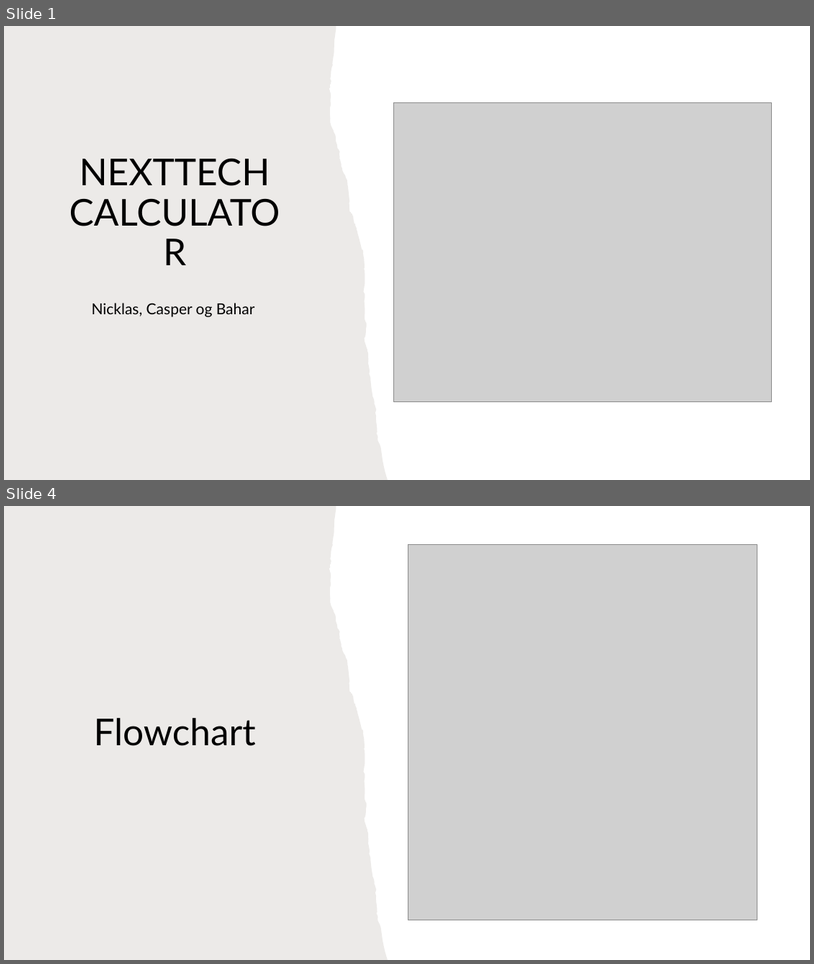
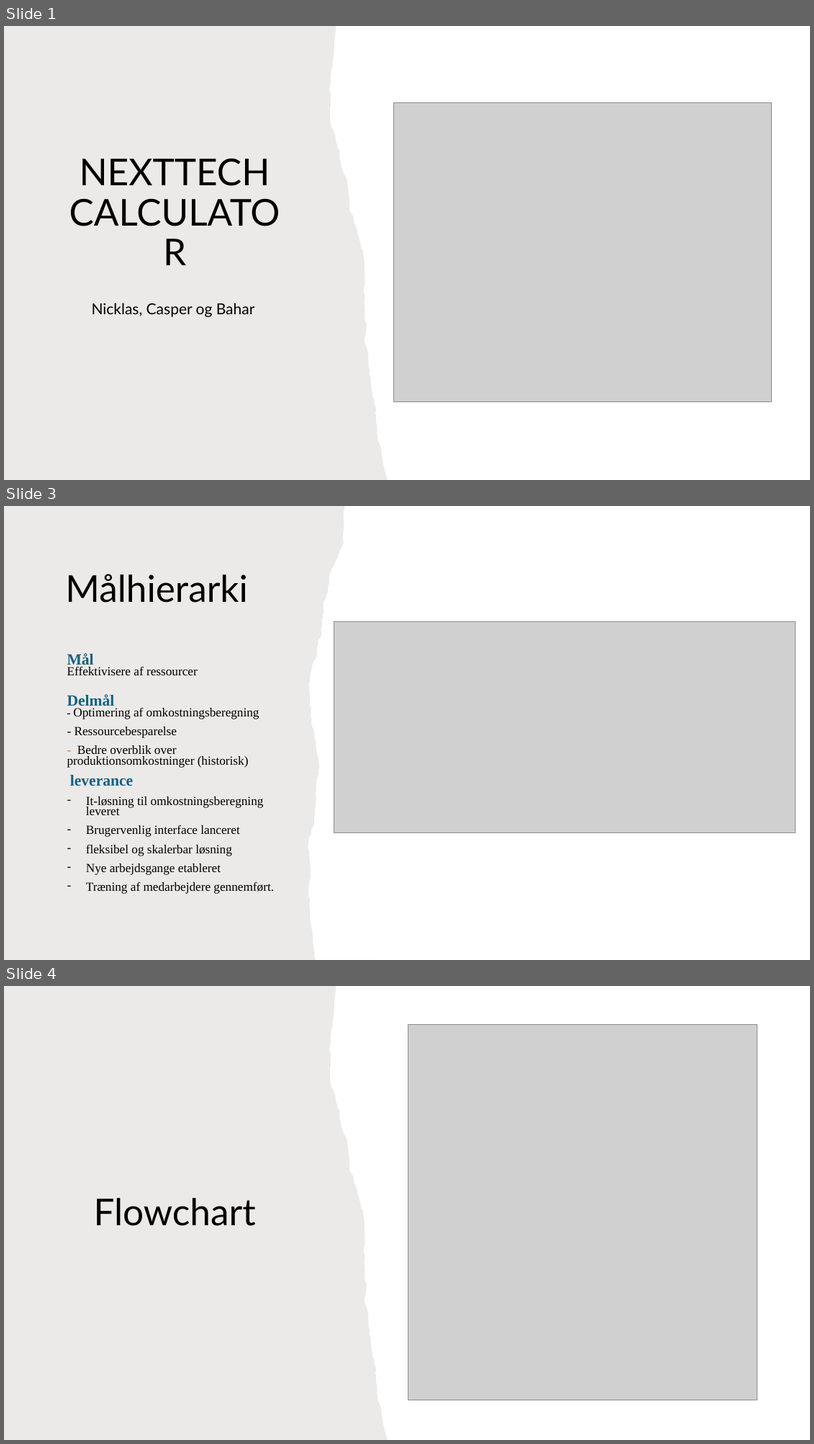
Before and after one commit to JeZoonia/Projekt-1sem, a slide deck: NEXTTECH CALCULATOR.pptx. Shown one above the other, each under a label of ours: slides 1 and 4 before the commit, slides 1, 3 and 4 after it; the slides between them are not shown. The pictures are 814x964 and 814x1444 pixels, drawn with LibreOffice and Linux fonts; fonts in the diff are those of the drawing; grey boxes stand for pictures. Boxes give left, top, right and bottom in pixels: in the first picture for what was removed or moved away, otherwise in the second. Text is boxed around its words. In the diff, an @@ line names an element or a change of style, - is before the commit and + after.

```diff
--- a/NEXTTECH CALCULATOR.pptx
+++ b/NEXTTECH CALCULATOR.pptx
@@ slide 3 added at <box>4,506,810,960</box>, background #FFFFFF @@
@@ freeform shape added at <box>4,506,378,960</box>, fill #82766A at 15% opacity @@
@@ title added at <box>65,574,247,602</box>, 44 pt, text #000000 @@
+Målhierarki
@@ picture added at <box>334,621,796,833</box> @@
@@ text added at <box>67,653,274,893</box>, 14.8 pt, text #000000 @@
+Mål
+Effektivisere af ressourcer
+Delmål
+- Optimering af omkostningsberegning
+- Ressourcebesparelse
+- Bedre overblik over produktionsomkostninger (historisk)
+leverance
+– It-løsning til omkostningsberegning leveret
+– Brugervenlig interface lanceret
+– fleksibel og skalerbar løsning
+– Nye arbejdsgange etableret
+– Træning af medarbejdere gennemført.
```
Also in this commit, not shown: 1 slide changed, 1 slide removed.
